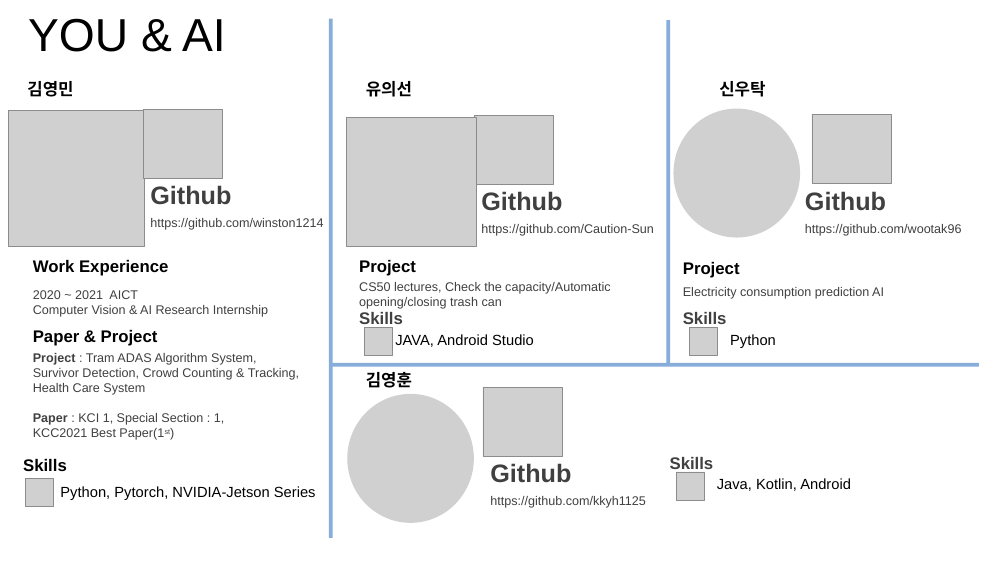
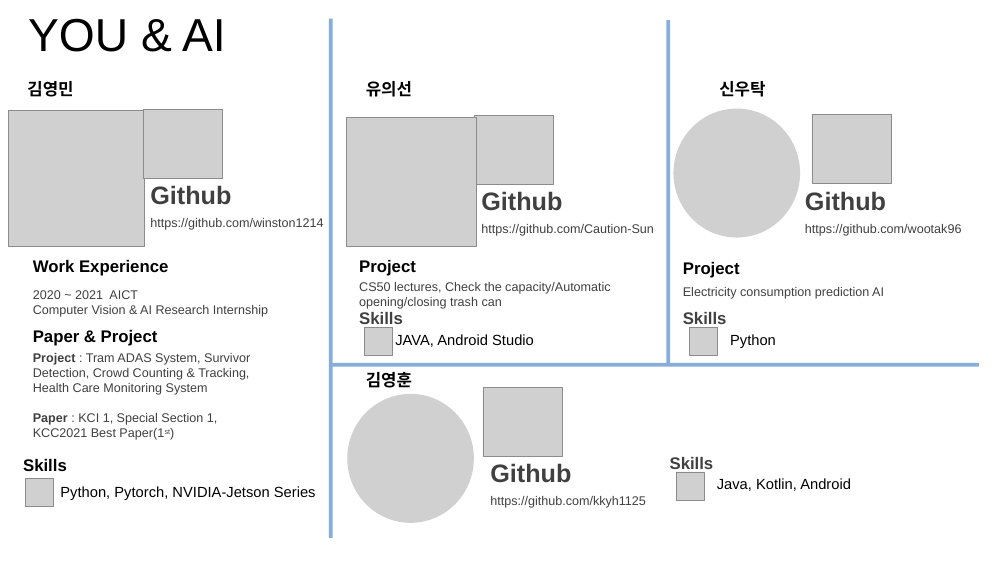
Before and after one commit to winston1214/INU, a slide deck: slide 4 of Capstone_Design/Capstone_Design.pptx (slide 8 before the commit). Drawn at 1008x567 pixels with LibreOffice and Linux fonts; fonts in the diff are those of the drawing; grey boxes stand for pictures. Boxes give left, top, right and bottom in pixels: in the first picture for what was removed or moved away, otherwise in the second. Text is boxed around its words. In the diff, an @@ line names an element or a change of style, - is before the commit and + after.

```diff
--- a/Capstone_Design/Capstone_Design.pptx
+++ b/Capstone_Design/Capstone_Design.pptx
@@ text at [33, 353, 250, 425]: text changed @@
-Project : Tram ADAS Algorithm System, Survivor Detection, Crowd Counting & Tracking,
-Health Care System
-Paper : KCI 1, Special Section : 1,
+Project : Tram ADAS System, Survivor Detection, Crowd Counting & Tracking,
+Health Care Monitoring System
+Paper : KCI 1, Special Section 1,
```
Also in this commit, not shown: 1 other slide changed, 1 other file.
